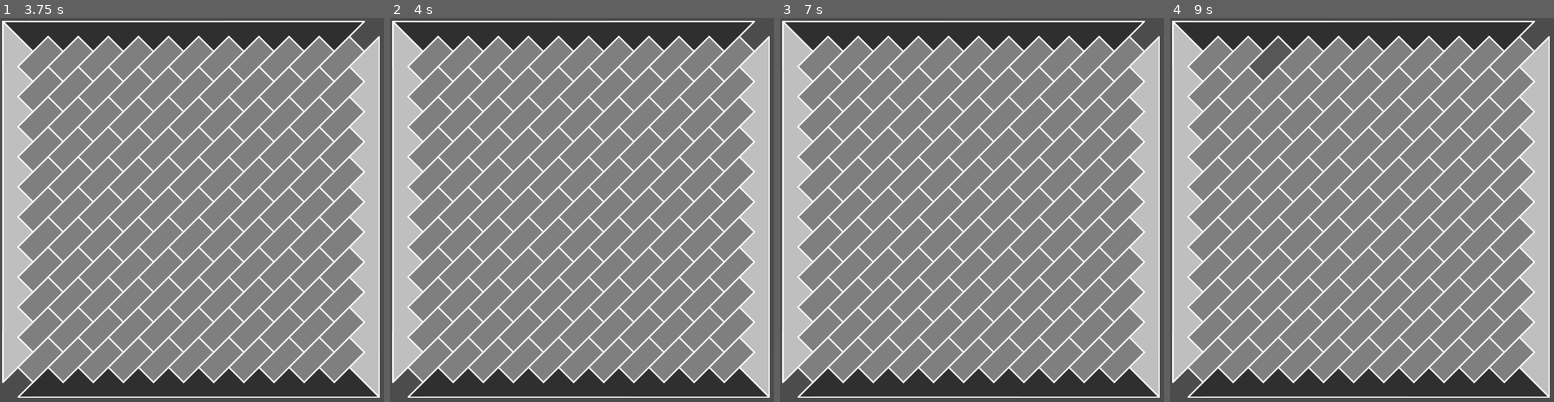
Above: before the commit, frames 1-4 (left to right).
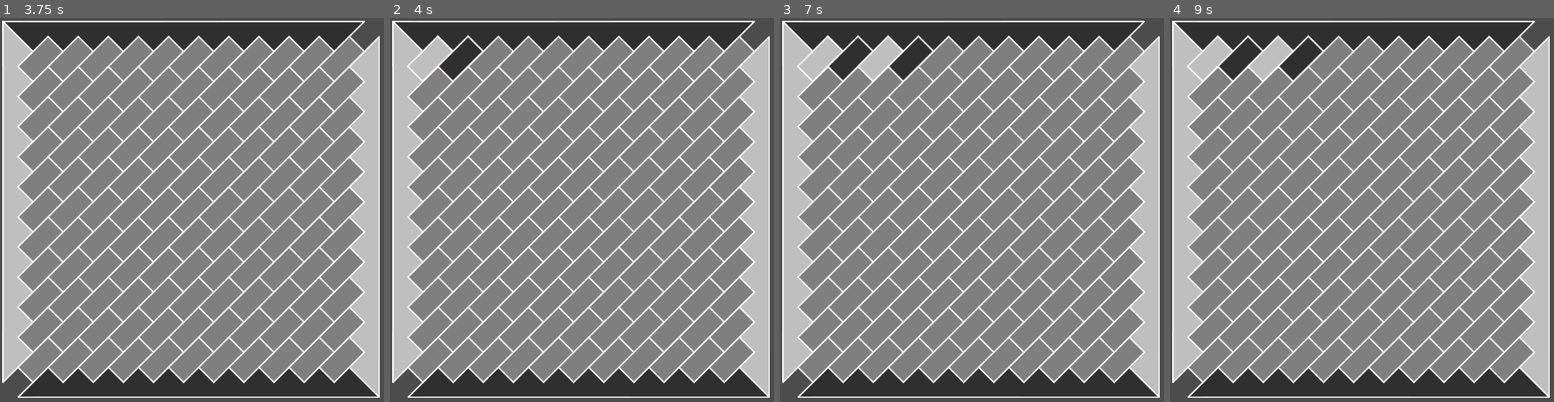
Above: after the commit, the same moments.

Repository: zoth/rec-hex
Game: Godot game, scene res://scenes/root.tscn
The game is run twice, just before and just after one commit, with the same random seed, the same clock (stepped at 60 frames per second) and the same inputs.
Inputs (mouse positions are in pixels of both pictures, inside the frame that each line leads up to):
- Up to frame 1 (3.75 s): tap Enter at 0.5, 2, 3.5 s; drag from (15, 33) to (168, 33) at 0.52 s; tap Space at 1.25, 2.75 s; drag from (46, 33) to (195, 33) at 1.27 s; move the mouse to (76, 33) at 2.02 s; press the mouse at (76, 33) at 2.03 s; release the mouse at (76, 33) at 2.75 s; drag from (107, 33) to (288, 33) at 2.77 s; drag from (138, 33) to (15, 64) at 3.52 s
- Up to frame 2 (4 s): no input
- Up to frame 3 (7 s): tap Space at 4.25 s; drag from (948, 33) to (795, 64) at 4.27 s; move the mouse to (975, 33) at 5.02 s; press the mouse at (975, 33) at 5.03 s; release the mouse at (975, 33) at 5.75 s; drag from (1006, 33) to (795, 64) at 5.77 s; drag from (1037, 33) to (795, 64) at 6.52 s
- Up to frame 4 (9 s): drag from (1458, 33) to (1308, 33) at 7.27 s; move the mouse to (1488, 33) at 8.02 s; press the mouse at (1488, 33) at 8.03 s; release the mouse at (1488, 33) at 8.75 s; drag from (1185, 64) to (1458, 33) at 8.77 s

Frame 1 is identical in both runs. In frame 2, 1.2% of the frame differs, in the area x 4-25%, y 4-17%; in frame 3, 2.3%, in the area x 4-40%, y 4-17%; in frame 4, 2.3%.

Commit message:
set cells events

Diff:
--- a/scenes/root.tscn
+++ b/scenes/root.tscn
@@ -21,6 +21,10 @@
 script = ExtResource( 3 )
 _sections_unfolded = [ "Material", "Visibility" ]
 
+[connection signal="play_made" from="game_view" to="game_view/board_view" method="_on_play_made"]
+
+[connection signal="turn_change" from="game_view" to="game_view/board_view" method="_on_game_view_turn_change"]
+
+[connection signal="turn_change" from="game_view" to="game_view/board_view" method="_on_turn_change"]
+
 [connection signal="cell_selected" from="game_view/board_view" to="game_view" method="_on_cell_selected"]
-
-[connection signal="zoth" from="game_view/board_view" to="game_view" method="_on_board_view_zoth"]
--- a/scripts/board_view.gd
+++ b/scripts/board_view.gd
@@ -1,6 +1,5 @@
 extends Sprite
 
-signal zoth(n)
 signal cell_selected(n)
 
 var _cells = {}
@@ -35,3 +34,13 @@
 
 func cell_selected(n):
 	emit_signal("cell_selected", n)
+
+
+
+func _on_play_made(id):
+	if _cells.has(id):
+		var cell = _cells[id]
+		cell.set_type(player_turn)
+
+func _on_turn_change(type):
+	player_turn = type
--- a/scripts/cell_view.gd
+++ b/scripts/cell_view.gd
@@ -49,6 +49,18 @@
 
 func set_type(t):
 	_type = Utils.valid_type(t)
+	match(_type):
+		Utils.DARK_TYPE:
+			$dark_cell.modulate = Color(1, 1, 1, 1)
+			$dark_cell.show()
+		Utils.LIGHT_TYPE:
+			$light_cell.modulate = Color(1, 1, 1, 1)
+			$light_cell.show()
+		Utils.NONE_TYPE:
+			$dark_cell.modulate = Color(1, 1, 1, 0.5)
+			$light_cell.modulate = Color(1, 1, 1, 0.5)
+			$light_cell.hide()
+			$dark_cell.hide()
 
 func get_type():
 	return _type
--- a/scripts/game_controller.gd
+++ b/scripts/game_controller.gd
@@ -1,4 +1,9 @@
 extends Node2D
+
+signal play_made(id)
+signal turn_change(type)
+
+var _current_player = Utils.DARK_TYPE
 
 func _ready():
 	pass
@@ -8,5 +13,10 @@
 #	# Update game logic here.
 #	pass
 
-func _on_cell_selected(name):
-	print(name)
+func _on_cell_selected(id):
+	emit_signal("play_made", id)
+	if _current_player == Utils.DARK_TYPE:
+		_current_player = Utils.LIGHT_TYPE
+	else:
+		_current_player = Utils.DARK_TYPE
+	emit_signal("turn_change", _current_player)
